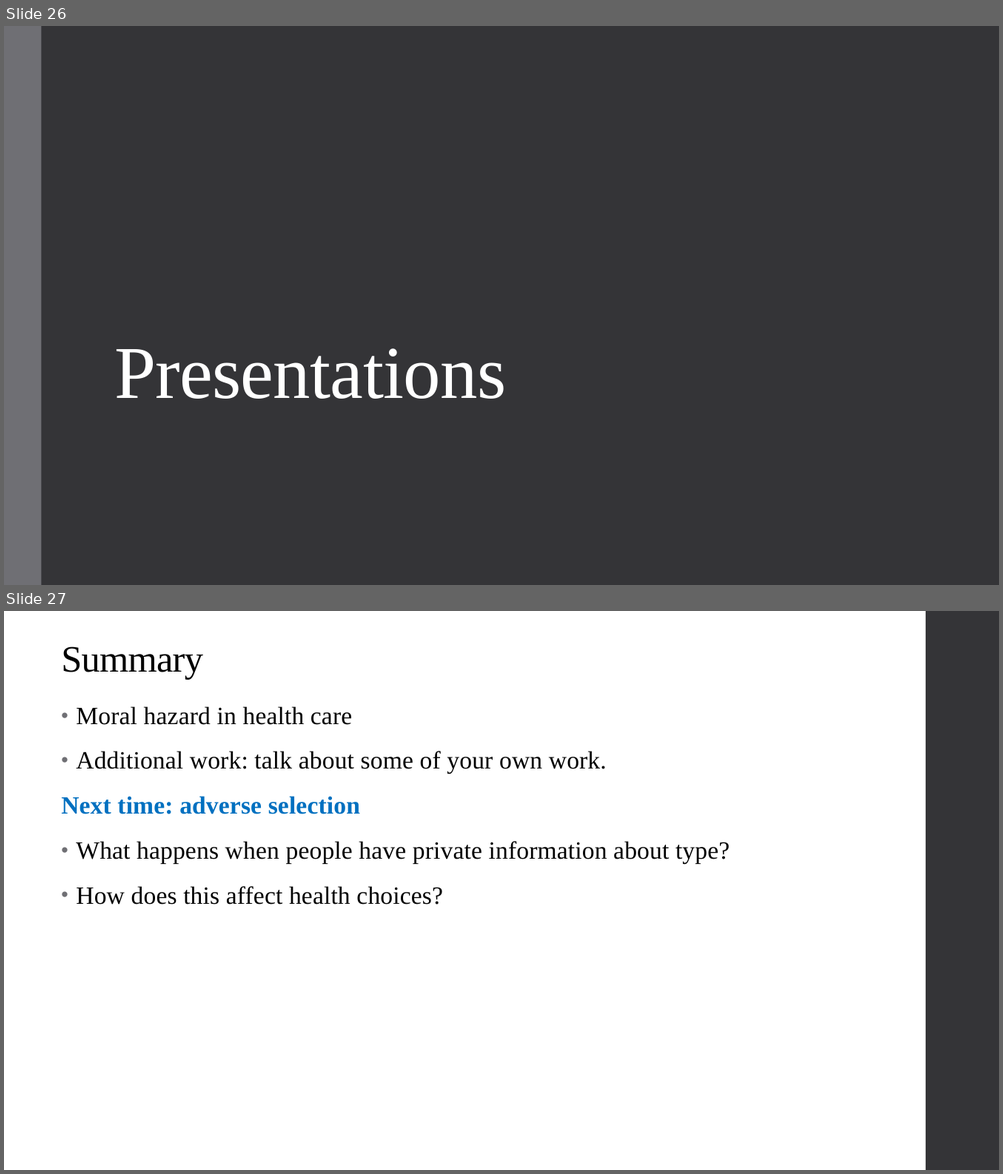
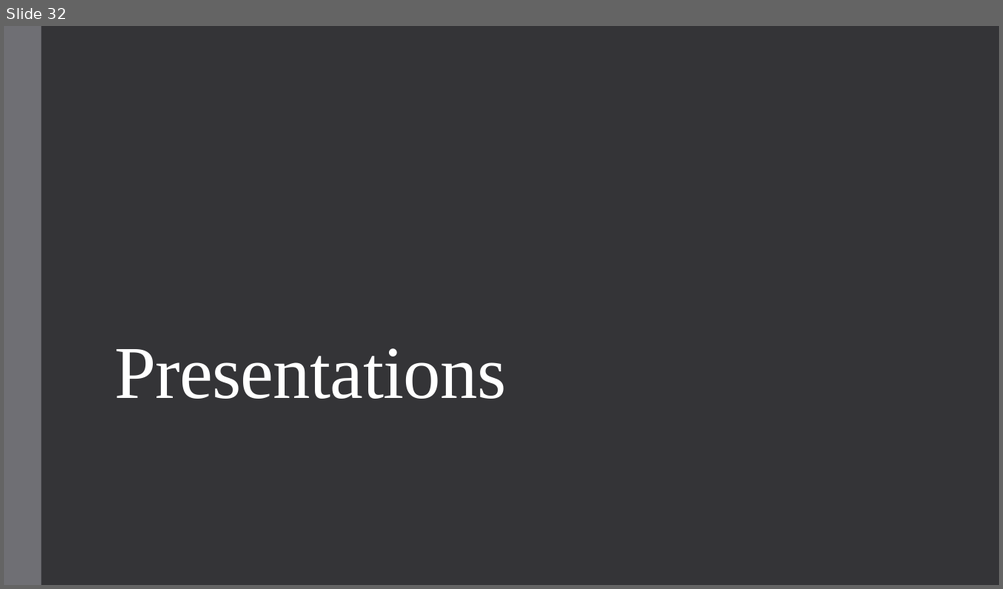
Before and after one commit to alex-hoagland/HAD6750H, a slide deck: Lecture08_HealthEquity/L8Slides_HealthEquity_2023W.pptx. Shown one above the other, each under a label of ours: slides 26 and 27 before the commit, slide 32 after it. The pictures are 1003x1174 and 1003x589 pixels, drawn with LibreOffice and Linux fonts; fonts in the diff are those of the drawing. Boxes give left, top, right and bottom in pixels: in the first picture for what was removed or moved away, otherwise in the second. Text is boxed around its words. In the diff, an @@ line names an element or a change of style, - is before the commit and + after.

```diff
--- a/Lecture08_HealthEquity/L8Slides_HealthEquity_2023W.pptx
+++ b/Lecture08_HealthEquity/L8Slides_HealthEquity_2023W.pptx
@@ slide 27 removed at <box>4,611,999,1170</box>, background #FFFFFF @@
@@ rectangle removed at <box>925,611,999,1170</box> @@
@@ title removed at <box>61,647,203,680</box> @@
-Summary
@@ text removed at <box>61,706,729,905</box> @@
-• Moral hazard in health care
-• Additional work: talk about some of your own work.
-Next time: adverse selection
-• What happens when people have private information about type?
-• How does this affect health choices?
@@ what was slide 26 is now slide 32 @@
```
Also in this commit, not shown: 8 slides changed, 6 slides added, 2 other files.
